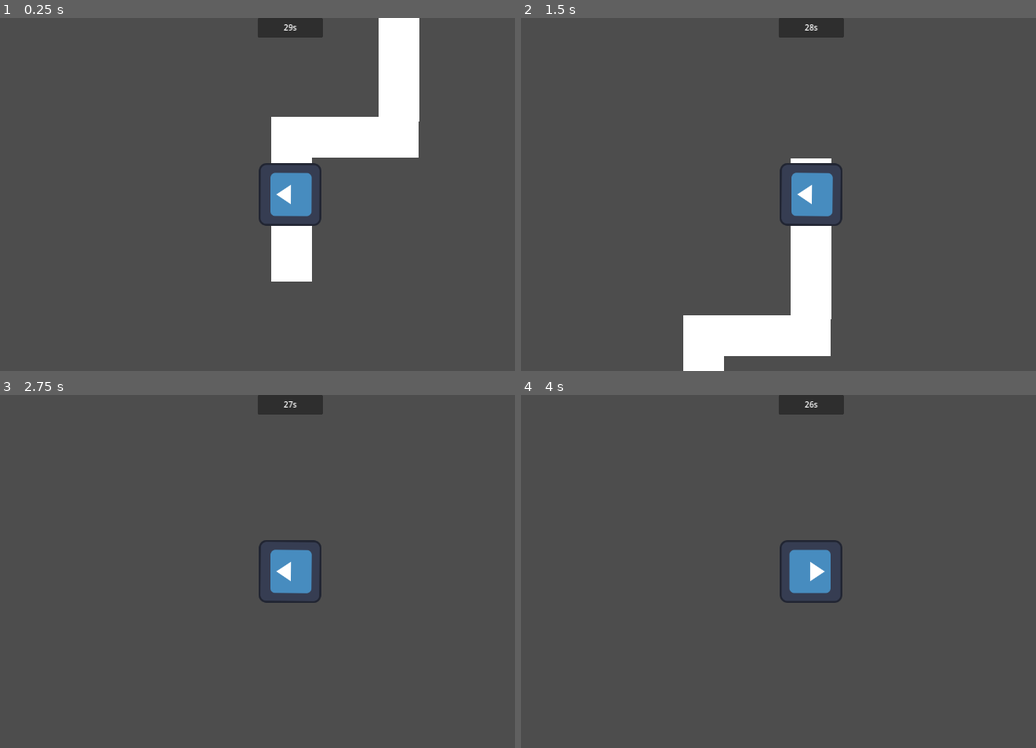
Above: before the commit, frames 1-4 (two rows, left to right).
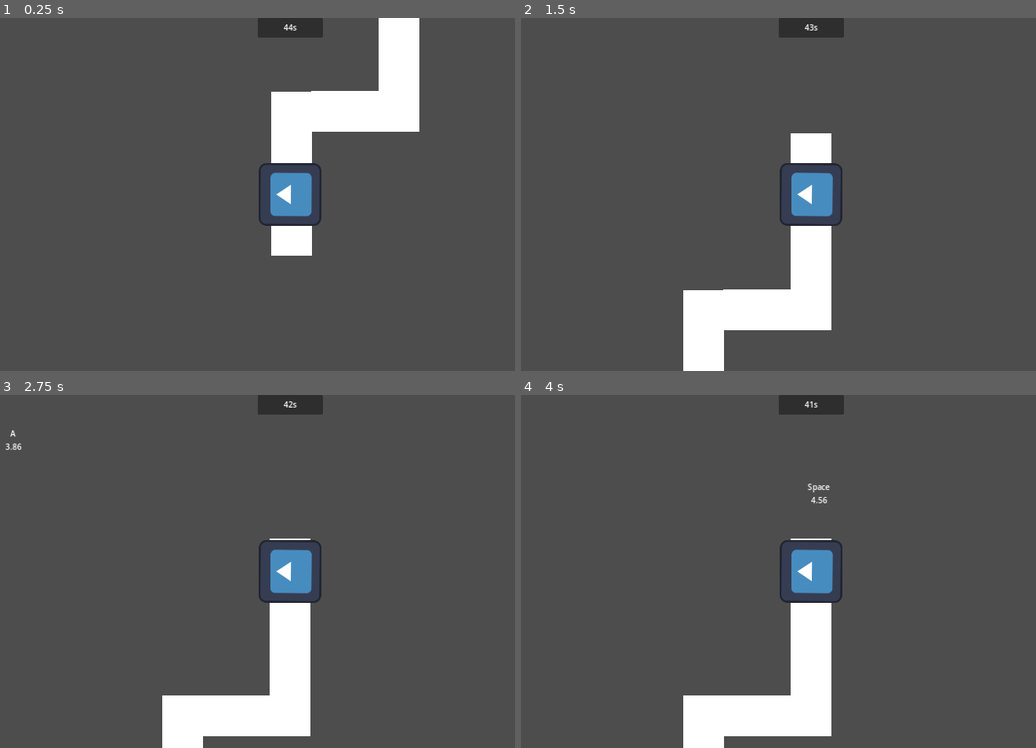
Above: after the commit, the same moments.

Repository: FiFolker/Mazespin
Game: Godot game, scene res://main.tscn
Same seed, same stepped clock (60 frames per second), same inputs: the game is played once before the commit and once after it. The engine's default icon, where the game draws it, is replaced by a stand-in: a white triangle on a blue panel in a dark square.
Inputs:
- Up to frame 1 (0.25 s): no input
- Up to frame 2 (1.5 s): tap Enter (ui_accept) at 0.5, 0.77, 1.07 s; hold Shift 0.53-1.28 s; tap E (qte, bound only before the commit) at 0.6 s; tap Shift at 1.35 s
- Up to frame 3 (2.75 s): tap Enter (ui_accept) at 1.52, 1.55, 1.82, 2.3 s; hold Shift from 2.03 s (still down)
- Up to frame 4 (4 s): tap Enter (ui_accept) at 2.75, 2.85, 3.02, 3.32, 3.5, 3.77 s; release Shift at 2.78 s; tap E (qte, bound only before the commit) at 3.05, 3.6 s; hold A (current_qte, bound only after the commit) from 3.53 s (still down)

The runs differ from the first frame. In frame 1, 3.6% of the frame differs, in the area x 52-82%, y 1-75%; in frame 2, 3.6%; in frame 3, 5.8%; in frame 4, 6.1%, in the area x 31-61%, y 1-100%.

Commit message:
qte systems implemented successfully

Diff:
--- a/Scenes/player.tscn
+++ b/Scenes/player.tscn
@@ -7,7 +7,7 @@
 
 [node name="Player" type="Area2D"]
 
-[node name="Camera2D" type="Camera2D" parent="."]
+[node name="Camera2D" type="Camera2D" parent="." groups=["cameras"]]
 
 [node name="Sprite2D" type="Sprite2D" parent="."]
 texture = ExtResource("1_r7u26")
--- a/Scenes/qte_area.tscn
+++ b/Scenes/qte_area.tscn
@@ -7,9 +7,35 @@
 
 [node name="QTEArea" type="Area2D"]
 script = ExtResource("1_fv0a8")
+number_of_qte = 3
 
 [node name="CollisionShape2D" type="CollisionShape2D" parent="."]
 shape = SubResource("RectangleShape2D_6qvft")
 
-[connection signal="area_entered" from="." to="." method="_on_area_entered"]
-[connection signal="area_exited" from="." to="." method="_on_area_exited"]
+[node name="QTEDisplay" type="Control" parent="."]
+z_index = 99
+layout_mode = 3
+anchors_preset = 0
+offset_right = 40.0
+offset_bottom = 40.0
+
+[node name="VBoxContainer" type="VBoxContainer" parent="QTEDisplay"]
+layout_mode = 0
+offset_right = 40.0
+offset_bottom = 40.0
+
+[node name="KeyInfo" type="Label" parent="QTEDisplay/VBoxContainer"]
+unique_name_in_owner = true
+layout_mode = 2
+horizontal_alignment = 1
+
+[node name="RemainingTime" type="Label" parent="QTEDisplay/VBoxContainer"]
+unique_name_in_owner = true
+layout_mode = 2
+horizontal_alignment = 1
+
+[node name="QTETimer" type="Timer" parent="."]
+wait_time = 5.0
+
+[connection signal="qte_done" from="." to="." method="_on_qte_done"]
+[connection signal="timeout" from="QTETimer" to="." method="_on_qte_timer_timeout"]
--- /dev/null
+++ b/Scripts/OptionsValues.gd
@@ -0,0 +1,8 @@
+extends Node
+
+enum PLATFORM {PC, CONSOLE}
+
+@export var platform:PLATFORM
+
+func get_platform_as_string() -> String:
+	return PLATFORM.keys()[platform]
--- a/Scripts/gui.gd
+++ b/Scripts/gui.gd
@@ -1,6 +1,6 @@
 extends CanvasLayer
 
-@onready var timer : Timer = %Timer
+@onready var timer : Timer = %Chrono
 @onready var timer_label = %TimerLabel
 
 # Called when the node enters the scene tree for the first time.
@@ -24,3 +24,8 @@
 	if min_and_sec[0] <= 0:
 		return str(min_and_sec[1]) + "s"
 	return str(min_and_sec[0]) + "m " + str(min_and_sec[1]) + "s"
+
+
+func _on_timer_timeout():
+	print("End of the game")
+	Engine.time_scale = 0
--- a/Scripts/qte.gd
+++ b/Scripts/qte.gd
@@ -1,61 +1,84 @@
 extends Area2D
+class_name QTEArea
 
-signal slow_down
+signal qte_done
+signal qte_win
+signal qte_lose
 
-var slowing : bool = false
-var time_scale : float = 1.0
-var factor_scale : float = 5.0
+@export var number_of_qte:int
+@onready var key_info = %KeyInfo
+@onready var remaining_time = %RemainingTime
+
+var index_qte : int = 0
+var camera:Camera2D
+var action_name : String
+
 
 # Called when the node enters the scene tree for the first time.
-func _ready():
-	pass # Replace with function body.
+func _ready() -> void:
+	# define qte action name
+	action_name = "qte_" + OptionsValues.get_platform_as_string().to_lower()
 
+	# Search cameras in group "cameras"
+	camera = null
+	for cam in get_tree().get_nodes_in_group("cameras"):
+		if cam is Camera2D:
+			camera = cam
+			break
 
-# Called every frame. 'delta' is the elapsed time since the previous frame.
-func _process(delta):
-	if Input.is_action_just_pressed("ui_accept"):
-		slowing = false
-		print("Acceleration triggered: ", slowing)
+	if camera == null:
+		print("Aucune caméra trouvée dans le groupe 'cameras'")
+		return
 
-	if slowing:
-		if time_scale > 0:
-			slow_time(delta)
-	else:
-		time_scale = 1.0
-		Engine.time_scale = time_scale
+func _process(delta:float) -> void:
+	if $QTETimer.time_left > 0:
+		remaining_time.text = str($QTETimer.time_left).pad_decimals(2)
 
-func slow_time(delta:float) -> void:
-	time_scale -= delta * factor_scale  # Diminue progressivement
-	if time_scale < 0.05 :
-		time_scale = 0
-	Engine.time_scale = time_scale
-	#print("Slowing time: ", Engine.time_scale, ", factor_scale: ", factor_scale)
+func _input(event:InputEvent) -> void:
+	if event.is_action_pressed("current_qte"):
+		clear_qte()
+		qte_done.emit()
 
-func qte():
-	var x = randf_range(0, get_viewport().get_visible_rect().size.x)
-	var y = randf_range(0, get_viewport().get_visible_rect().size.y)
-	print(x, " : " ,y)
+func generate_qte() -> void:
+	index_qte += 1
+	$QTEDisplay.global_position = rand_position_on_cam()
 	var key : InputEvent = get_random_key_from_pool()
-	print(key)
-	if Input.is_action_just_pressed("qte"):
-		print("qte pressed")
-		slowing = false
-	if key is InputEventKey:
-		print("is eventkey")
-		if Input.is_key_pressed(KEY_SHIFT):
-			print("Selected key pressed for QTE ")
+	key_info.text = key.as_text()
+	InputMap.action_add_event("current_qte", key)
+	$QTETimer.start()
+
+func clear_qte() -> void:
+	$QTETimer.stop()
+	key_info.text = ""
+	remaining_time.text = ""
+	InputMap.action_erase_events("current_qte")
+	print(InputMap.action_get_events("current_qte"))
+
+func rand_position_on_cam() -> Vector2:
+	# Get the position x and y of the origin of the cam (top left btw)
+	var cam_pos_x : float = camera.get_screen_center_position().x - (get_viewport_rect().size.x/2)
+	var cam_pos_y : float = camera.get_screen_center_position().y - (get_viewport_rect().size.y/2)
+	# Generate rand pos in the cam limits
+	var x = randf_range(cam_pos_x, cam_pos_x + get_viewport_rect().size.x)
+	var y = randf_range(cam_pos_y, cam_pos_y + (get_viewport_rect().size.y/2))
+
+	return Vector2(x,y)
 
 func get_random_key_from_pool() -> InputEvent:
-	var action_name : String = "qte"
 	var keys : Array[InputEvent] = InputMap.action_get_events(action_name)
 	var random_index : int = randi() % keys.size()
 	var random_event : InputEvent = keys[random_index]
 	return random_event
 
-func _on_area_entered(area):
-	print("area entered")
-	slowing = true
-	qte()
 
-func _on_area_exited(area):
-	print("area exited")
+func _on_qte_timer_timeout():
+	print("lose ... too slow")
+	clear_qte()
+	qte_lose.emit()
+
+func _on_qte_done():
+	if index_qte < number_of_qte:
+		generate_qte()
+	else:
+		qte_win.emit()
+		print("win")
--- a/Scripts/rail.gd
+++ b/Scripts/rail.gd
@@ -1,6 +1,9 @@
 extends PathFollow2D
 
 @export var speed:float = 100
+@export var slow_down_scale : float = 5.0
+
+var has_to_slow_down: bool = false
 
 # Called when the node enters the scene tree for the first time.
 func _ready():
@@ -10,3 +13,24 @@
 # Called every frame. 'delta' is the elapsed time since the previous frame.
 func _process(delta:float):
 	self.progress += speed*delta
+	if has_to_slow_down:
+		speed = 0
+
+
+func _on_player_area_entered(area):
+	if area is QTEArea:
+		has_to_slow_down = true
+		var qte : QTEArea = area
+		qte.generate_qte()
+		qte.qte_win.connect(qte_success)
+
+
+func slow_down(delta:float) -> void:
+	print("slow ...")
+	speed -= delta * slow_down_scale  # Diminue progressivement
+	if speed < 0.05 :
+		speed = 0
+
+func qte_success() -> void:
+	has_to_slow_down = false
+	speed = 200
--- a/main.tscn
+++ b/main.tscn
@@ -1,22 +1,23 @@
-[gd_scene load_steps=7 format=3 uid="uid://ctbick08lhn73"]
+[gd_scene load_steps=8 format=3 uid="uid://ctbick08lhn73"]
 
 [ext_resource type="Script" path="res://Scripts/gui.gd" id="1_g0imb"]
 [ext_resource type="PackedScene" uid="uid://xr0cftkymv3u" path="res://Scenes/qte_area.tscn" id="2_5d36x"]
 [ext_resource type="PackedScene" uid="uid://c0tlil63xy6bk" path="res://Scenes/player.tscn" id="2_m103x"]
 [ext_resource type="Script" path="res://Scripts/rail.gd" id="3_1pt2a"]
+[ext_resource type="Script" path="res://Scripts/OptionsValues.gd" id="5_t2mrx"]
 
 [sub_resource type="BoxMesh" id="BoxMesh_7iiwr"]
 
 [sub_resource type="Curve2D" id="Curve2D_reel6"]
 bake_interval = 64.0
 _data = {
-"points": PackedVector2Array(0, 0, 0, 0, 100, 50, 0, 0, 0, 0, 101, -236, 0, 0, 0, 0, 321, -236, 0, 0, 0, 0, 328, -1179, 0, 0, 0, 0, 328, -1176)
+"points": PackedVector2Array(0, 0, 0, 0, 100, 50, 0, 0, 0, 0, 101, -236, 0, 0, 0, 0, 321, -236, 0, 0, 0, 0, 321.018, -282.326, 0, 0, 0, 0, 328, -1179, 0, 0, 0, 0, 328, -1176)
 }
-point_count = 5
+point_count = 6
 
 [node name="Main" type="Node2D"]
-metadata/_edit_vertical_guides_ = [400.0]
-metadata/_edit_horizontal_guides_ = [225.0]
+metadata/_edit_vertical_guides_ = [640.0]
+metadata/_edit_horizontal_guides_ = [390.0]
 
 [node name="GUI" type="CanvasLayer" parent="."]
 script = ExtResource("1_g0imb")
@@ -36,10 +37,10 @@
 text = "	"
 horizontal_alignment = 1
 
-[node name="Timer" type="Timer" parent="."]
+[node name="Chrono" type="Timer" parent="."]
 unique_name_in_owner = true
 process_callback = 0
-wait_time = 30.0
+wait_time = 45.0
 autostart = true
 
 [node name="Level" type="Node2D" parent="."]
@@ -60,7 +61,7 @@
 scale = Vector2(83.0001, 328.5)
 mesh = SubResource("BoxMesh_7iiwr")
 
-[node name="Area2D" parent="Level" instance=ExtResource("2_5d36x")]
+[node name="QTEArea" parent="Level" instance=ExtResource("2_5d36x")]
 position = Vector2(867, 40)
 
 [node name="Path2D" type="Path2D" parent="."]
@@ -68,11 +69,16 @@
 curve = SubResource("Curve2D_reel6")
 
 [node name="PathFollow2D" type="PathFollow2D" parent="Path2D"]
-position = Vector2(100.18, -1.39651)
+position = Vector2(100, 50)
 rotation = -1.5673
-progress = 51.5206
 loop = false
 script = ExtResource("3_1pt2a")
 speed = 500.0
 
 [node name="Player" parent="Path2D/PathFollow2D" instance=ExtResource("2_m103x")]
+
+[node name="OptionsValues" type="Node" parent="."]
+script = ExtResource("5_t2mrx")
+
+[connection signal="timeout" from="Chrono" to="GUI" method="_on_timer_timeout"]
+[connection signal="area_entered" from="Path2D/PathFollow2D/Player" to="Path2D/PathFollow2D" method="_on_player_area_entered"]
--- a/project.godot
+++ b/project.godot
@@ -15,10 +15,15 @@
 config/features=PackedStringArray("4.2", "Forward Plus")
 config/icon="res://icon.svg"
 
+[autoload]
+
+OptionsValues="*res://Scripts/OptionsValues.gd"
+
 [display]
 
 window/size/viewport_width=1280
 window/size/viewport_height=720
+window/size/initial_position=Vector2i(600, 400)
 window/stretch/mode="canvas_items"
 window/stretch/aspect="expand"
 
@@ -37,14 +42,18 @@
 
 [input]
 
-qte={
+qte_pc={
 "deadzone": 0.5,
-"events": [Object(InputEventKey,"resource_local_to_scene":false,"resource_name":"","device":-1,"window_id":0,"alt_pressed":false,"shift_pressed":false,"ctrl_pressed":false,"meta_pressed":false,"pressed":false,"keycode":0,"physical_keycode":69,"key_label":0,"unicode":101,"echo":false,"script":null)
-, Object(InputEventKey,"resource_local_to_scene":false,"resource_name":"","device":-1,"window_id":0,"alt_pressed":false,"shift_pressed":false,"ctrl_pressed":false,"meta_pressed":false,"pressed":false,"keycode":0,"physical_keycode":65,"key_label":0,"unicode":113,"echo":false,"script":null)
-, Object(InputEventKey,"resource_local_to_scene":false,"resource_name":"","device":-1,"window_id":0,"alt_pressed":false,"shift_pressed":false,"ctrl_pressed":false,"meta_pressed":false,"pressed":false,"keycode":0,"physical_keycode":70,"key_label":0,"unicode":102,"echo":false,"script":null)
-, Object(InputEventKey,"resource_local_to_scene":false,"resource_name":"","device":-1,"window_id":0,"alt_pressed":false,"shift_pressed":false,"ctrl_pressed":false,"meta_pressed":false,"pressed":false,"keycode":0,"physical_keycode":82,"key_label":0,"unicode":114,"echo":false,"script":null)
-, Object(InputEventKey,"resource_local_to_scene":false,"resource_name":"","device":-1,"window_id":0,"alt_pressed":false,"shift_pressed":false,"ctrl_pressed":false,"meta_pressed":false,"pressed":false,"keycode":0,"physical_keycode":32,"key_label":0,"unicode":32,"echo":false,"script":null)
-, Object(InputEventKey,"resource_local_to_scene":false,"reso …(110 unchanged characters)… ressed":false,"pressed":false,"keycode":0,"physical_keycode":4194326,"key_label":0,"unicode":0,"echo":false,"script":null)
-, Object(InputEventKey,"resource_local_to_scene":false,"reso …(110 unchanged characters)… ressed":false,"pressed":false,"keycode":0,"physical_keycode":4194325,"key_label":0,"unicode":0,"echo":false,"script":null)
+"events": [Object(InputEventKey,"resource_local_to_scene":false,"resource_name":"","device":-1,"window_id":0,"alt_pressed":false,"shift_pressed":false,"ctrl_pressed":false,"meta_pressed":false,"pressed":false,"keycode":69,"physical_keycode":69,"key_label":69,"unicode":101,"echo":false,"script":null)
+, Object(InputEventKey,"resource_local_to_scene":false,"resource_name":"","device":-1,"window_id":0,"alt_pressed":false,"shift_pressed":false,"ctrl_pressed":false,"meta_pressed":false,"pressed":false,"keycode":65,"physical_keycode":65,"key_label":65,"unicode":113,"echo":false,"script":null)
+, Object(InputEventKey,"resource_local_to_scene":false,"resource_name":"","device":-1,"window_id":0,"alt_pressed":false,"shift_pressed":false,"ctrl_pressed":false,"meta_pressed":false,"pressed":false,"keycode":70,"physical_keycode":70,"key_label":70,"unicode":102,"echo":false,"script":null)
+, Object(InputEventKey,"resource_local_to_scene":false,"resource_name":"","device":-1,"window_id":0,"alt_pressed":false,"shift_pressed":false,"ctrl_pressed":false,"meta_pressed":false,"pressed":false,"keycode":82,"physical_keycode":82,"key_label":82,"unicode":114,"echo":false,"script":null)
+, Object(InputEventKey,"resource_local_to_scene":false,"resource_name":"","device":-1,"window_id":0,"alt_pressed":false,"shift_pressed":false,"ctrl_pressed":false,"meta_pressed":false,"pressed":false,"keycode":32,"physical_keycode":32,"key_label":32,"unicode":32,"echo":false,"script":null)
+, Object(InputEventKey,"resource_local_to_scene":false,"reso …(110 unchanged characters)… ressed":false,"pressed":false,"keycode":4194326,"physical_keycode":4194326,"key_label":4194326,"unicode":0,"echo":false,"script":null)
+, Object(InputEventKey,"resource_local_to_scene":false,"reso …(110 unchanged characters)… ressed":false,"pressed":false,"keycode":4194325,"physical_keycode":4194325,"key_label":4194325,"unicode":0,"echo":false,"script":null)
 ]
 }
+current_qte={
+"deadzone": 0.5,
+"events": []
+}
Not shown, added: Scenes/qte1EBB.tmp
Not shown, added: Scenes/qteA0E0.tmp
Not shown, added: Scenes/qteDD8B.tmp
